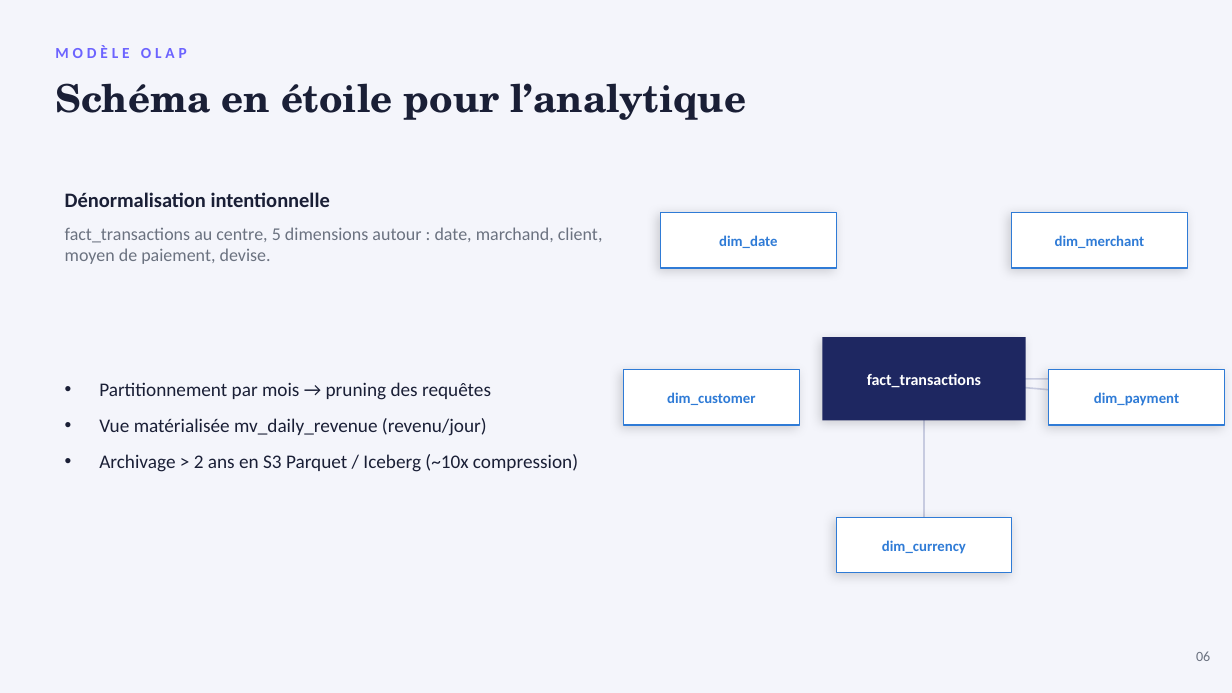
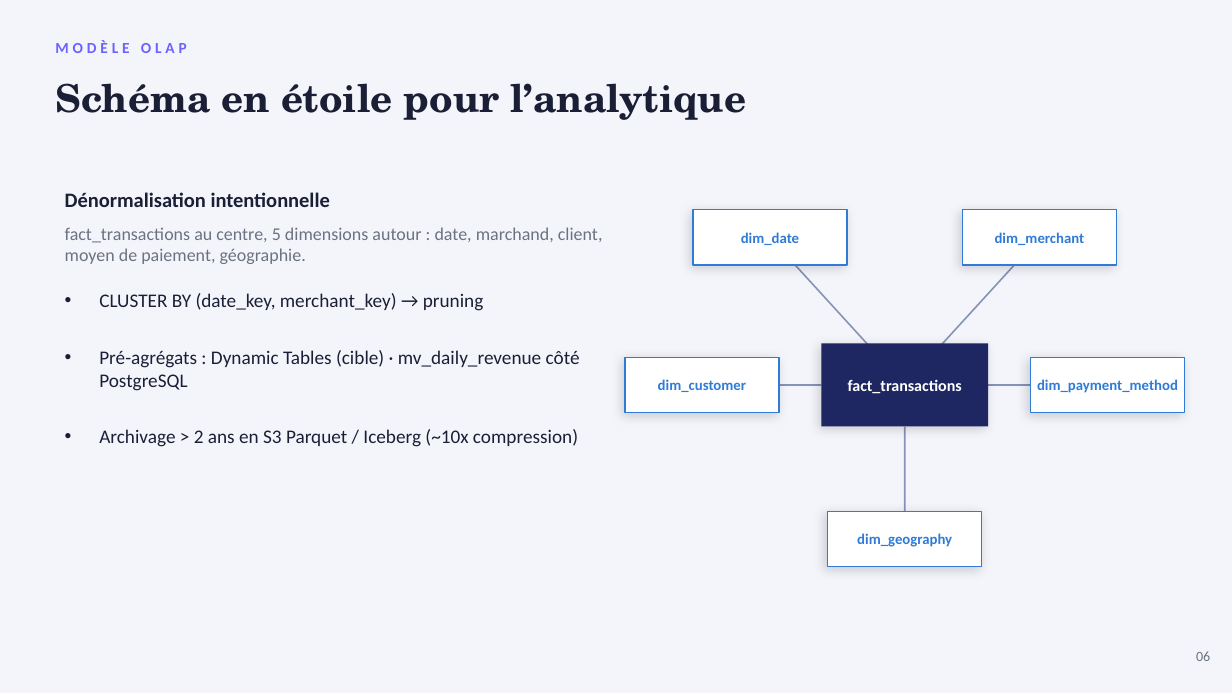
Before and after one commit to PDUCLOS/BLOC2-STRIPE, a slide deck: slide 8 of presentation/stripe_presentation_bloc2.pptx. Drawn at 1232x693 pixels with LibreOffice and Linux fonts; fonts in the diff are those of the drawing. Boxes give left, top, right and bottom in pixels: in the first picture for what was removed or moved away, otherwise in the second. Text is boxed around its words. In the diff, an @@ line names an element or a change of style, - is before the commit and + after.

```diff
--- a/presentation/stripe_presentation_bloc2.pptx
+++ b/presentation/stripe_presentation_bloc2.pptx
@@ text "MODÈLE OLAP": place and size @@
-text "MODÈLE OLAP" at [55, 45, 187, 58]
+text "MODÈLE OLAP" at [55, 40, 187, 53]
@@ text at [65, 227, 603, 264]: text changed @@
-fact_transactions au centre, 5 dimensions autour : date, marchand, client, moyen de paiement, devise.
+fact_transactions au centre, 5 dimensions autour : date, marchand, client, moyen de paiement, géographie.
@@ text "dim_date": place and size @@
-text "dim_date" at [719, 235, 777, 248]
+text "dim_date" at [741, 232, 799, 245]
@@ rectangle: place and size @@
-rectangle at [661, 213, 836, 268]
+rectangle at [693, 210, 848, 265]
@@ line added from (770, 238) to (905, 385), #8593B5 1.25 pt @@
@@ line added from (905, 385) to (1040, 238), #8593B5 1.25 pt @@
@@ text "dim_merchant": place and size @@
-text "dim_merchant" at [1055, 235, 1145, 248]
+text "dim_merchant" at [995, 232, 1085, 245]
@@ rectangle: place and size @@
-rectangle at [1012, 213, 1188, 268]
+rectangle at [963, 210, 1117, 265]
@@ text "CLUSTER BY (date_key, merchant_key) → ...": place and size @@
-text "CLUSTER BY (date_key, merchant_key) → ..." at [99, 382, 578, 472]
+text "CLUSTER BY (date_key, merchant_key) → ..." at [99, 293, 580, 447]
@@ text "CLUSTER BY (date_key, merchant_key) → ..." at [99, 293, 580, 447]: vertical alignment middle to top @@
@@ text at [99, 293, 580, 391]: text changed @@
-• Partitionnement par mois → pruning des requêtes
-• Vue matérialisée mv_daily_revenue (revenu/jour)
+• CLUSTER BY (date_key, merchant_key) → pruning
+• Pré-agrégats : Dynamic Tables (cible) · mv_daily_revenue côté PostgreSQL
@@ text "dim_customer": place and size @@
-text "dim_customer" at [667, 392, 755, 405]
+text "dim_customer" at [658, 379, 746, 392]
@@ rectangle: place and size @@
-rectangle at [624, 370, 799, 425]
+rectangle at [625, 358, 779, 413]
@@ text "fact_transactions": place and size @@
-text "fact_transactions" at [867, 373, 981, 388]
+text "fact_transactions" at [848, 379, 962, 394]
@@ rectangle: place and size @@
-rectangle at [823, 337, 1026, 421]
+rectangle at [822, 344, 989, 427]
@@ rectangle: place and size @@
-rectangle at [1049, 370, 1225, 425]
+rectangle at [1031, 358, 1185, 413]
@@ line added from (779, 385) to (822, 385), #8593B5 1.25 pt @@
@@ line removed from (924, 379) to (1100, 379) @@
@@ line removed from (924, 379) to (1137, 397) @@
@@ line added from (988, 385) to (1031, 385), #8593B5 1.25 pt @@
@@ text at [1037, 379, 1178, 393]: text changed @@
-dim_payment
+dim_payment_method
@@ text at [99, 429, 578, 447]: more space between paragraphs @@
@@ line moved from (924, 379) - (924, 545) to (905, 427) - (905, 511) @@
@@ line (905, 427) - (905, 511): stroke #C7CBE0 1.25 pt to #8593B5 1.25 pt @@
@@ rectangle: place and size @@
-rectangle at [836, 518, 1012, 573]
+rectangle at [828, 511, 982, 567]
@@ text at [857, 533, 952, 547]: text changed @@
-dim_currency
+dim_geography
```
Also in this commit, not shown: 9 other slides changed, 4 slides added, 2 slides removed, 2 other files.
